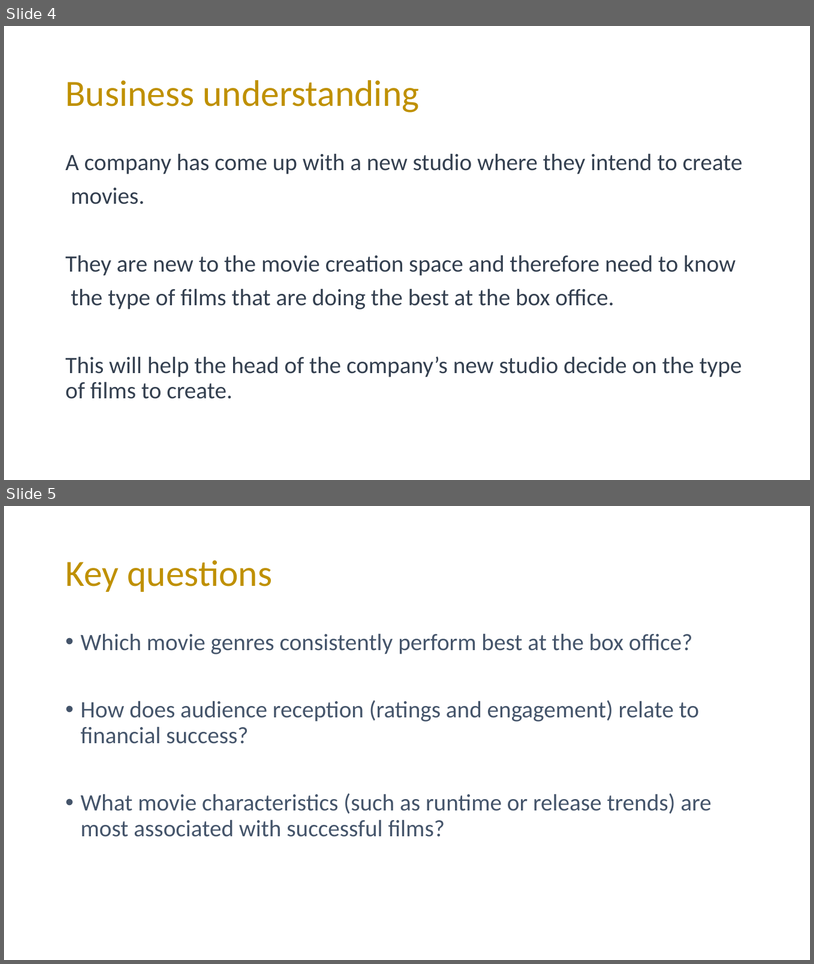
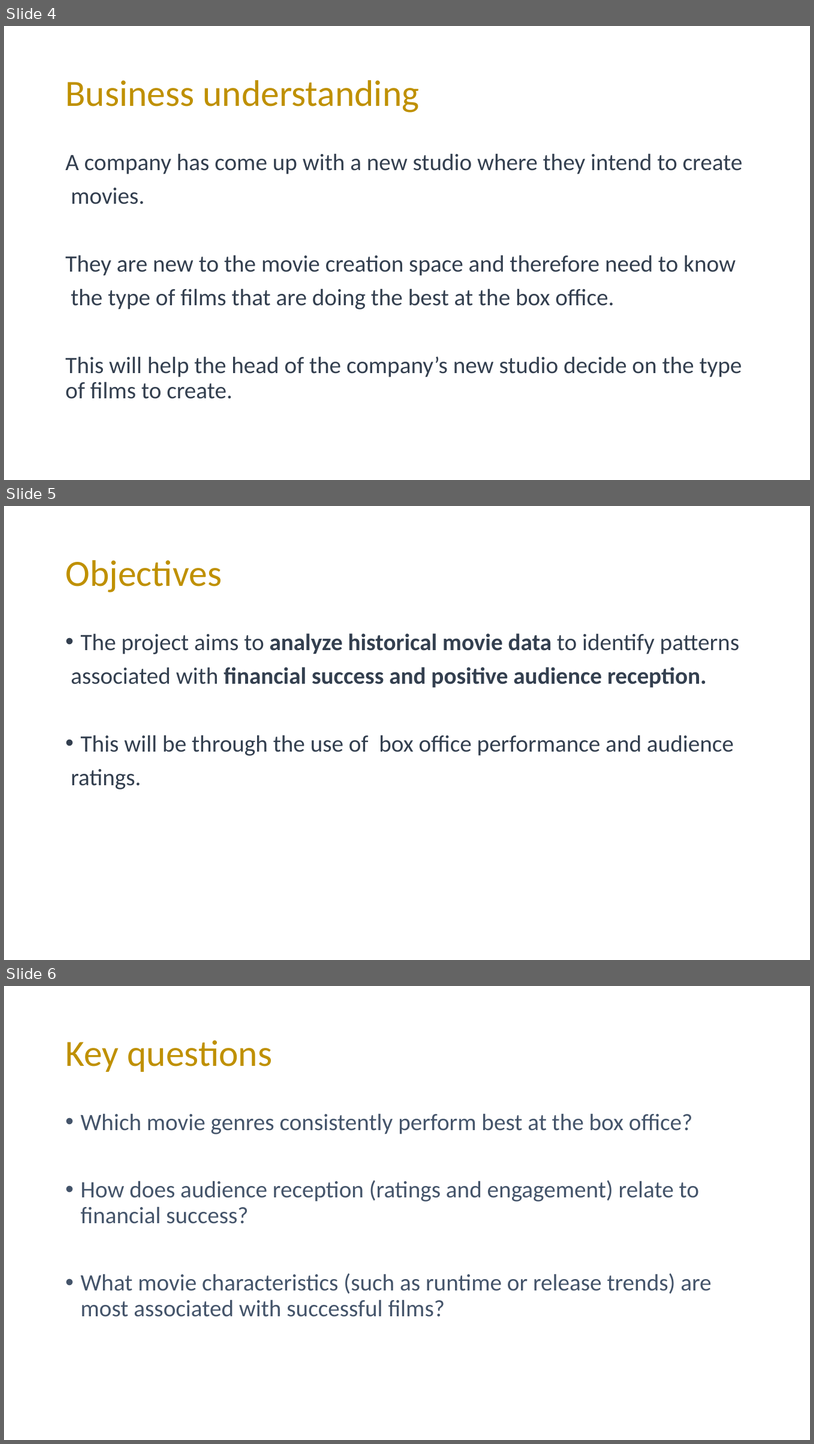
Before and after one commit to mading225/GROUP-6-PROJECT-, a slide deck: project.pptx. Shown one above the other, each under a label of ours: slides 4 and 5 before the commit, slides 4, 5 and 6 after it. The pictures are 814x964 and 814x1444 pixels, drawn with LibreOffice and Linux fonts; fonts in the diff are those of the drawing. Boxes give left, top, right and bottom in pixels: in the first picture for what was removed or moved away, otherwise in the second. Text is boxed around its words. In the diff, an @@ line names an element or a change of style, - is before the commit and + after.

Commit message:
Add objectives

```diff
--- a/project.pptx
+++ b/project.pptx
@@ slide 5 added at (x1=4, y1=506, x2=810, y2=960), background #FFFFFF @@
@@ title added at (x1=65, y1=560, x2=222, y2=592), 44 pt, text #BF9000 @@
+Objectives
@@ text added at (x1=71, y1=633, x2=740, y2=789), 28 pt, text #333F50 @@
+• The project aims to analyze historical movie data to identify patterns
+associated with financial success and positive audience reception.
+• This will be through the use of box office performance and audience
+ratings.
@@ what was slide 5 is now slide 6 @@
```
